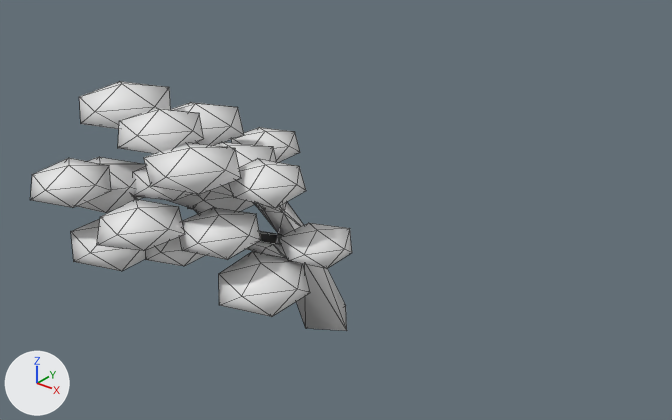
Renders of the glTF model world/spring_court/wider/assets/trees/far/tree_old_thorn_a_far.glb from each side of a commit.
One viewpoint serves both versions: a 50 mm camera at (13.22, -16.34, 13.31) aimed at (0.66, -0.64, 3.58). The axes (+X, +Y, +Z) are drawn at lower left. The lights are the same throughout. The first picture is the older version. Mesh edges are drawn as thin lines. Vertices at exactly the same position are counted once.

The first picture shows 'tree_old_thorn_a_far'.
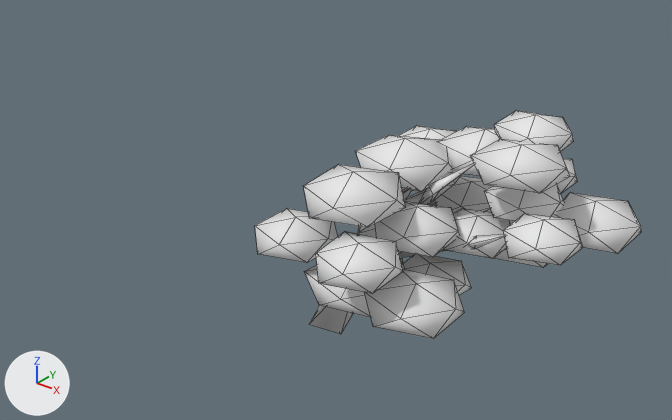
Pixel boxes [x1, y1, x2, y2] of what changed, in the pictures (672 x 420 px; the box of a moved part takes in the faces that stretch with it):
'tree_old_thorn_a_far', reshaped (20% wider, 9% shorter): before [31, 81, 352, 331]; after [255, 111, 641, 339]
part 1 of me_tree_old_thorn_a_far, moved or reshaped: before [180, 207, 261, 259]; after [444, 208, 511, 259]
part 2 of me_tree_old_thorn_a_far, moved or reshaped: before [219, 251, 310, 317]; after [554, 192, 641, 254]
part 3 of me_tree_old_thorn_a_far, moved or reshaped: before [278, 223, 352, 269]; after [557, 158, 577, 193]
part 4 of me_tree_old_thorn_a_far, moved or reshaped (not visible before): after [493, 220, 547, 268]
part 5 of me_tree_old_thorn_a_far, moved or reshaped: before [188, 191, 254, 211]; after [435, 176, 492, 213]
part 6 of me_tree_old_thorn_a_far, moved or reshaped: before [231, 127, 300, 162]; after [484, 184, 564, 221]
part 7 of me_tree_old_thorn_a_far, moved or reshaped: before [144, 143, 241, 194]; after [470, 139, 570, 193]
part 8 of me_tree_old_thorn_a_far, moved or reshaped: before [229, 158, 306, 208]; after [494, 111, 574, 152]
part 9 of me_tree_old_thorn_a_far, moved or reshaped: before [171, 102, 244, 145]; after [439, 126, 500, 176]
part 10 of me_tree_old_thorn_a_far, moved or reshaped: before [133, 166, 192, 201]; after [399, 125, 456, 140]
part 11 of me_tree_old_thorn_a_far, moved or reshaped: before [79, 81, 171, 129]; after [304, 164, 406, 227]
part 12 of me_tree_old_thorn_a_far, moved or reshaped: before [118, 108, 204, 154]; after [375, 201, 460, 257]
part 13 of me_tree_old_thorn_a_far, moved or reshaped: before [209, 142, 277, 196]; after [356, 135, 453, 192]
part 14 of me_tree_old_thorn_a_far, added (mostly hidden): after [309, 163, 505, 334]
part 15 of me_tree_old_thorn_a_far, deleted: before [31, 157, 205, 271]
part 16 of me_tree_old_thorn_a_far, built on (mostly hidden before): before [131, 142, 347, 331]; after [255, 209, 472, 339]
part 17 of me_tree_old_thorn_a_far, added: after [503, 213, 583, 265]

Edits to the bpy script that builds the scene:
```text
Change me_tree_old_thorn_a_far:
    used by ob_tree_old_thorn_a_far; location = (0.0, 0.0, 0.0)
    remove me_tree_old_thorn_a_far.from_pydata(...)  # 325 vertices, 588 faces; spans x -6.36..1.93, y -6.0..1.63, z -0.23..6.37
    add me_tree_old_thorn_a_far.from_pydata(...)  # 328 vertices, 588 faces; spans x -0.61..7.27, y -4.24..3.77, z -0.2..6.33
    me_tree_old_thorn_a_far part 1: the loose piece of 12 vertices spanning x -0.96..0.77, y -4.68..-2.88, z 3.59..4.39 is moved by (4.18, 3.87, -0.21)
    me_tree_old_thorn_a_far part 2: the loose piece of 12 vertices spanning x -0.3..1.74, y -4.33..-2.3, z 2.28..3.29 is moved by (5.53, 4.71, 1.41)
    me_tree_old_thorn_a_far part 3: the loose piece of 12 vertices spanning x 0.34..1.93, y -2.67..-1.08, z 2.94..3.7 is moved by (3.12, 4.85, 0.97)
    me_tree_old_thorn_a_far part 4: the loose piece of 12 vertices spanning x -4.77..-2.65, y -1.23..0.85, z 2.34..3.3 is moved by (8.11, 1.86, 0.33)
    me_tree_old_thorn_a_far part 5: the loose piece of 12 vertices spanning x -3.53..-1.53, y -2.24..-0.32, z 2.91..3.8 is moved by (5.29, 3.31, 0.18)
    me_tree_old_thorn_a_far part 6: the loose piece of 12 vertices spanning x -3.69..-2.06, y -0.12..1.63, z 3.53..4.32 is moved by (7.7, 0.13, 0.59)
    me_tree_old_thorn_a_far part 7: the loose piece of 12 vertices spanning x -1.81..0.24, y -4.83..-2.8, z 4.88..5.81 is moved by (5.9, 3.67, 0.4)
    me_tree_old_thorn_a_far part 8: the loose piece of 12 vertices spanning x -0.76..1.09, y -3.33..-1.69, z 4.45..5.26 is moved by (4.44, 3.87, 1.07)
    me_tree_old_thorn_a_far part 9: the loose piece of 12 vertices spanning x -4.41..-2.1, y -2.39..-0.19, z 4.44..5.57 is moved by (6.64, 2.8, 0.08)
    me_tree_old_thorn_a_far part 10: the loose piece of 12 vertices spanning x -3.72..-1.9, y -3.65..-1.79, z 3.69..4.56 is moved by (4.55, 4.45, 0.63)
    me_tree_old_thorn_a_far part 11: the loose piece of 12 vertices spanning x -5.22..-2.88, y -4.06..-1.8, z 5.28..6.37 is moved by (6.33, 0.81, -0.83)
    me_tree_old_thorn_a_far part 12: the loose piece of 12 vertices spanning x -3.27..-1.23, y -4.31..-2.35, z 5.27..6.2 is moved by (5.5, 2.32, -1.64)
    me_tree_old_thorn_a_far part 13: the loose piece of 12 vertices spanning x -2.62..-0.2, y -3.14..-0.96, z 4.1..5.18 is moved by (3.51, 2.12, 0.39)
    me_tree_old_thorn_a_far part 14: a new loose piece of 100 vertices spanning x -0.61..5.76, y -2.91..2.7, z -0.2..5.55, in mat_tree_bark
    me_tree_old_thorn_a_far part 15: 6 loose pieces with 72 vertices, spanning x -6.36..-0.28, y -6.0..-0.7, z 2.86..5.49, are deleted
    me_tree_old_thorn_a_far part 16
    97 vertices are removed from x -4.71..1.24, y -4.32..0.74, z -0.23..5.45
    208 faces are deleted
    60 vertices are added at x -0.09..5.17, y -4.24..0.27, z 2.24..4.7
    100 new faces join them, mat_tree_core
    me_tree_old_thorn_a_far part 17
    12 vertices are added at x 5.61..7.18, y -2.32..-0.73, z 4.68..5.45
    20 new faces join them, mat_tree_core
```
